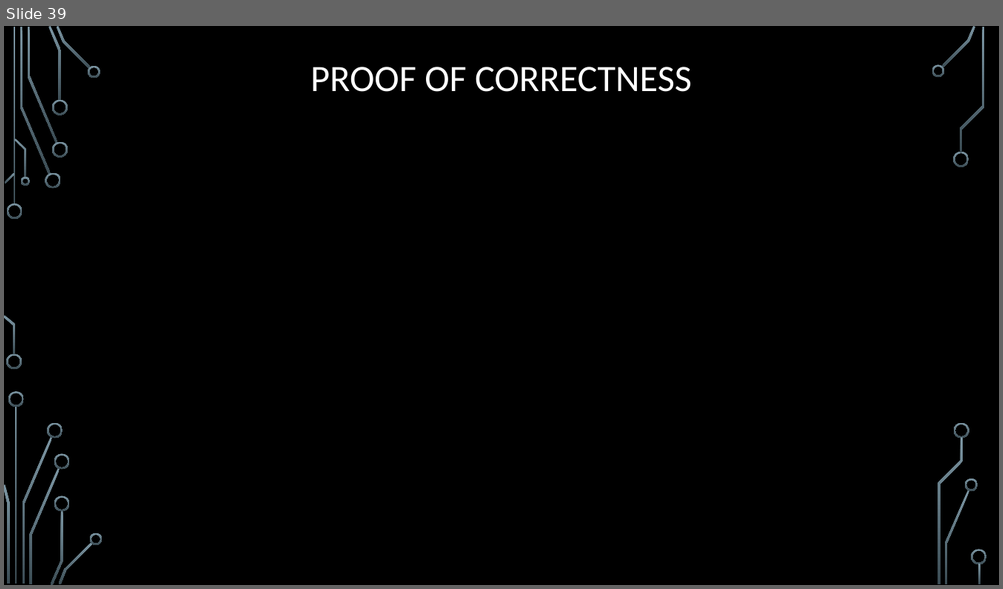
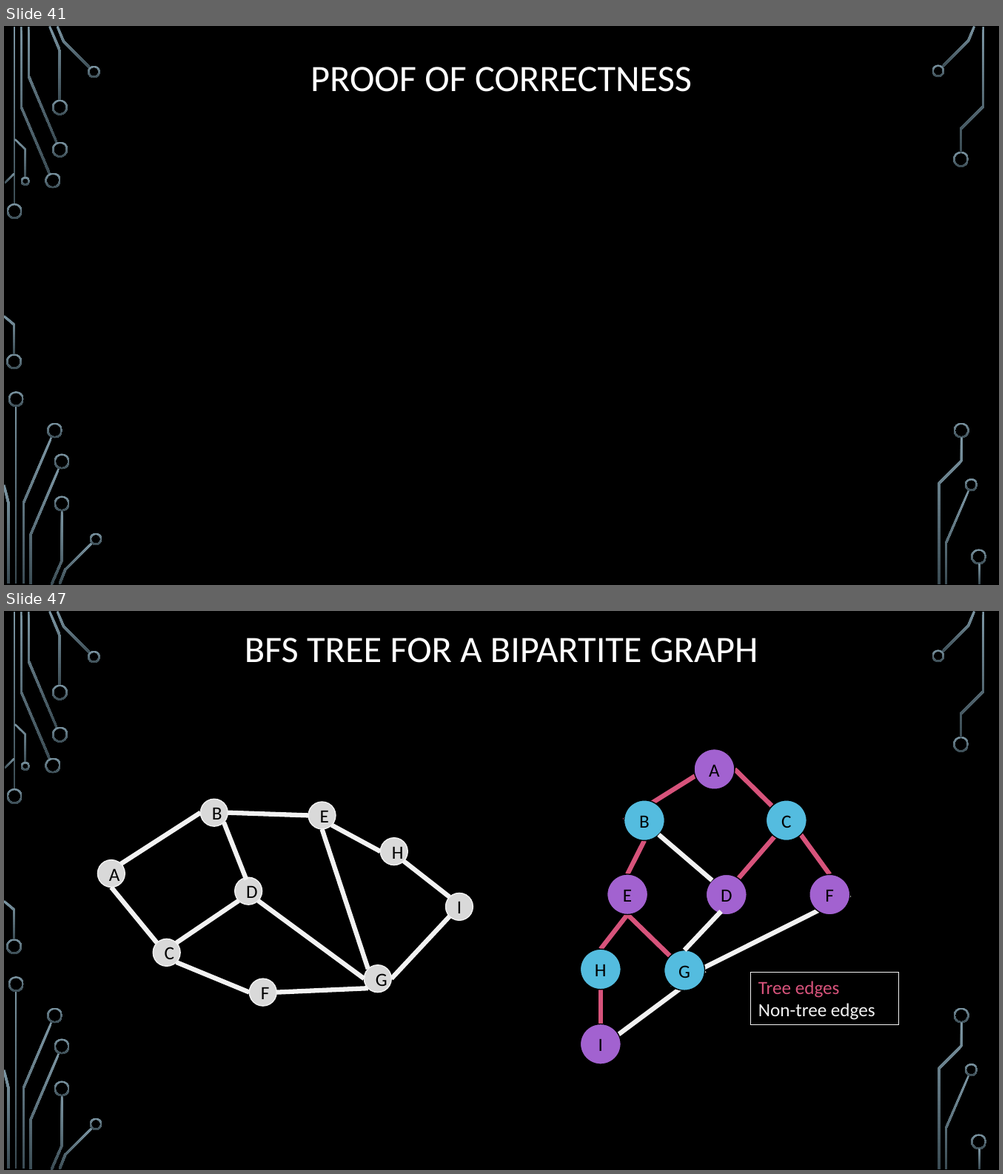
Before and after one commit to markfloryan/dsa2, a slide deck: slides/01-1-GraphsIntroBFS.pptx. Shown one above the other, each under a label of ours: slide 39 before the commit, slides 41 and 47 after it; the slides between them are not shown. The pictures are 1003x589 and 1003x1174 pixels, drawn with LibreOffice and Linux fonts; fonts in the diff are those of the drawing; grey boxes stand for pictures; background and template pictures are left out. Boxes give left, top, right and bottom in pixels: in the first picture for what was removed or moved away, otherwise in the second. Text is boxed around its words. In the diff, an @@ line names an element or a change of style, - is before the commit and + after.

```diff
--- a/slides/01-1-GraphsIntroBFS.pptx
+++ b/slides/01-1-GraphsIntroBFS.pptx
@@ slide 47 added at (4, 611, 999, 1170), background picture (left out); not listed: 36 template elements that a slide beside it also shows @@
@@ title added at (244, 638, 758, 663), 36 pt, text #FFFFFF @@
+BFS TREE FOR A BIPARTITE GRAPH
@@ group added at (97, 799, 473, 1006): 12 lines, 9 ellipses @@
+A
+B
+C
+D
+E
+F
+G
+I
+H
@@ group added at (580, 749, 850, 1065): 12 lines, 9 ellipses @@
+A
+B
+C
+D
+E
+F
+G
+I
+H
@@ rectangle added at (751, 972, 899, 1025), outline #F2F2F2 0.75 pt, 18 pt, text #F2F2F2 @@
+Tree edges
+Non-tree edges
@@ what was slide 39 is now slide 41 @@
```
Also in this commit, not shown: 9 other slides added, 6 other files.
